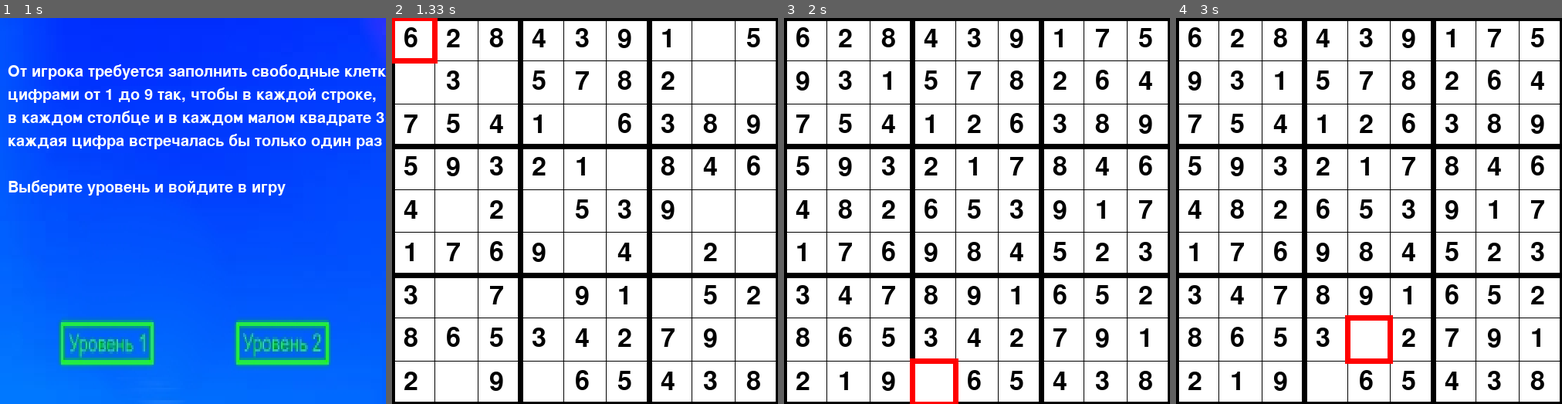
Above: before the commit, frames 1-4 (left to right).
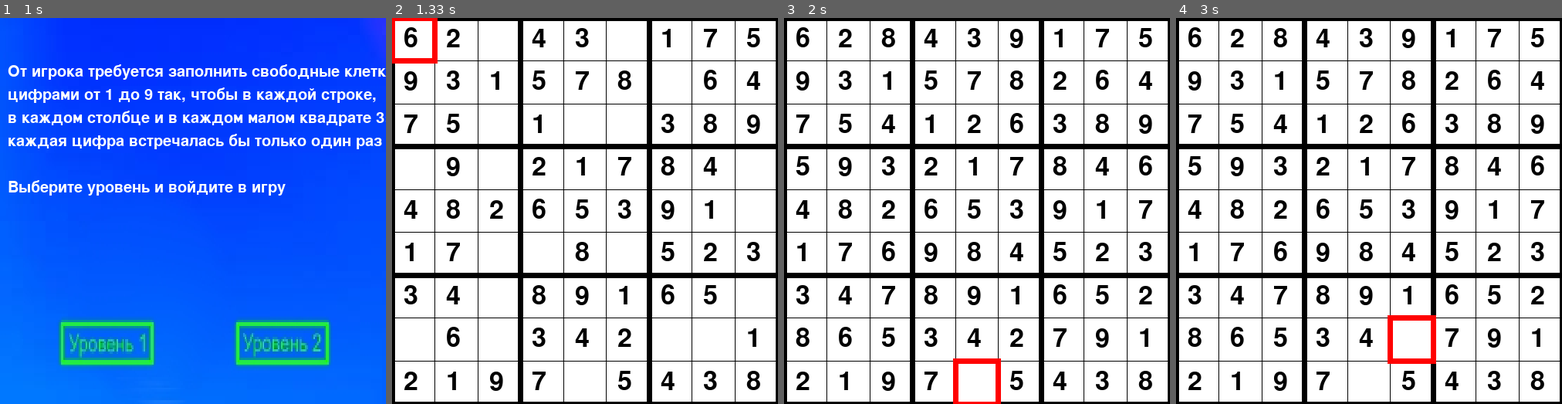
Above: after the commit, the same moments.

Repository: alisamoskovtseva/pygame_project
Game: pygame game, started from example delete.py
Two runs of this game, one before a commit and one after it. Both use one fixed random seed, a clock stepped at 60 frames per second and the inputs below.
Inputs (mouse positions are in pixels of both pictures, inside the frame that each line leads up to):
- Up to frame 1 (1 s): click (177, 226) at 0.88 s
- Up to frame 2 (1.33 s): click (708, 199) at 1.22 s
- Up to frame 3 (2 s): tap Enter at 1.5 s; tap 1 at 1.83 s
- Up to frame 4 (3 s): hold Up 2.17-2.63 s; hold Right from 2.67 s (still down); tap 8 at 2.82 s

Frame 1 is identical in both runs. In frame 2, 3.6% of the frame differs, in the area x 3-96%, y 2-97%; in frame 3, 0.9%; in frame 4, 1.3%.

Commit message:
появился первый класс

Diff:
--- a/example delete.py
+++ b/example delete.py
@@ -25,12 +25,7 @@
         [0, 0, 0, 0, 0, 0, 0, 0, 0],
         [0, 0, 0, 0, 0, 0, 0, 0, 0]]
 
-while c != 9:
-    c = 0
-    hor = [set(range(1, 10)) for _ in range(10)]
-    ver = [set(range(1, 10)) for _ in range(10)]
-    kvadr = [[set(range(1, 10)), set(range(1, 10)), set(range(1, 10))] for _ in range(3)]
-    maps = [[0, 0, 0, 0, 0, 0, 0, 0, 0],
+maps_ans = [[0, 0, 0, 0, 0, 0, 0, 0, 0],
             [0, 0, 0, 0, 0, 0, 0, 0, 0],
             [0, 0, 0, 0, 0, 0, 0, 0, 0],
             [0, 0, 0, 0, 0, 0, 0, 0, 0],
@@ -39,27 +34,48 @@
             [0, 0, 0, 0, 0, 0, 0, 0, 0],
             [0, 0, 0, 0, 0, 0, 0, 0, 0],
             [0, 0, 0, 0, 0, 0, 0, 0, 0]]
-    for i in range(9):
-        for j in range(9):
-
-            a = hor[i] & ver[j] & kvadr[i // 3][j // 3]
-            a = list(a)
-            if a:
-                r = random.choice(a)
-                maps[i][j] = r
-                hor[i].remove(r)
-                ver[j].remove(r)
-                kvadr[i // 3][j // 3].remove(r)
-    for p in range(len(maps)):
-        if maps[p].count(0) == 0:
-            c += 1
-
-maps_ans = maps  # ответы
-
-squares = side * side
-empties = squares * 1 // 4  # ОТ 1 ДО 3 УРОВЕНЬ СЛОЖНОСИ
-for p in sample(range(squares), empties):
-    maps[p // side][p % side] = 0
+
+
+class Sudoku1:
+    def sud(self):
+        global maps, c, side, maps_ans
+        while c != 9:
+            c = 0
+            hor = [set(range(1, 10)) for _ in range(10)]
+            ver = [set(range(1, 10)) for _ in range(10)]
+            kvadr = [[set(range(1, 10)), set(range(1, 10)), set(range(1, 10))] for _ in range(3)]
+            maps = [[0, 0, 0, 0, 0, 0, 0, 0, 0],
+                    [0, 0, 0, 0, 0, 0, 0, 0, 0],
+                    [0, 0, 0, 0, 0, 0, 0, 0, 0],
+                    [0, 0, 0, 0, 0, 0, 0, 0, 0],
+                    [0, 0, 0, 0, 0, 0, 0, 0, 0],
+                    [0, 0, 0, 0, 0, 0, 0, 0, 0],
+                    [0, 0, 0, 0, 0, 0, 0, 0, 0],
+                    [0, 0, 0, 0, 0, 0, 0, 0, 0],
+                    [0, 0, 0, 0, 0, 0, 0, 0, 0]]
+            for i in range(9):
+                for j in range(9):
+
+                    a = hor[i] & ver[j] & kvadr[i // 3][j // 3]
+                    a = list(a)
+                    if a:
+                        r = random.choice(a)
+                        maps[i][j] = r
+                        hor[i].remove(r)
+                        ver[j].remove(r)
+                        kvadr[i // 3][j // 3].remove(r)
+            for p in range(len(maps)):
+                if maps[p].count(0) == 0:
+                    c += 1
+            maps_ans = maps  # ответы
+
+            squares = side * side
+            empties = squares * 1 // 4  # УРОВЕНЬ СЛОЖНОСИ 1
+            for p in sample(range(squares), empties):
+                maps[p // side][p % side] = 0
+
+
+
 
 font1 = pygame.font.SysFont(None, 50)  # но можно найти прикольный шрифт
 font2 = pygame.font.SysFont(None, 20)
@@ -267,6 +283,8 @@
 error = 0
 if __name__ == '__main__':
     start_screen()
+    a = Sudoku1()
+    a.sud()
     run = True
     while run:
         screen.fill((255, 255, 255))
